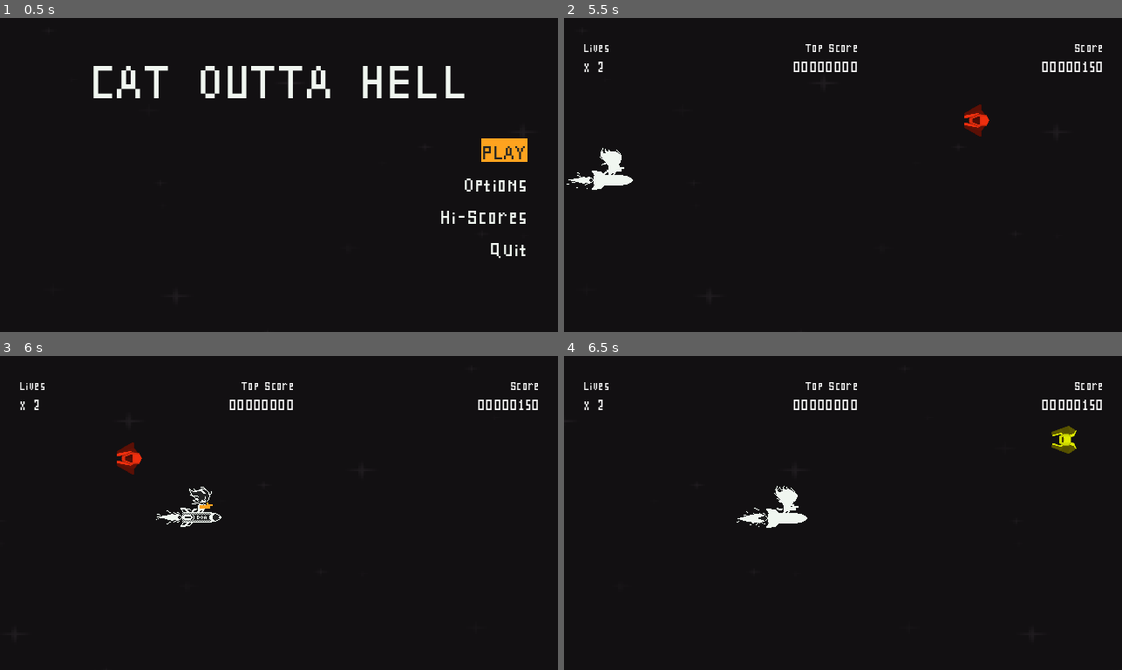
Above: before the commit, frames 1-4 (two rows, left to right).
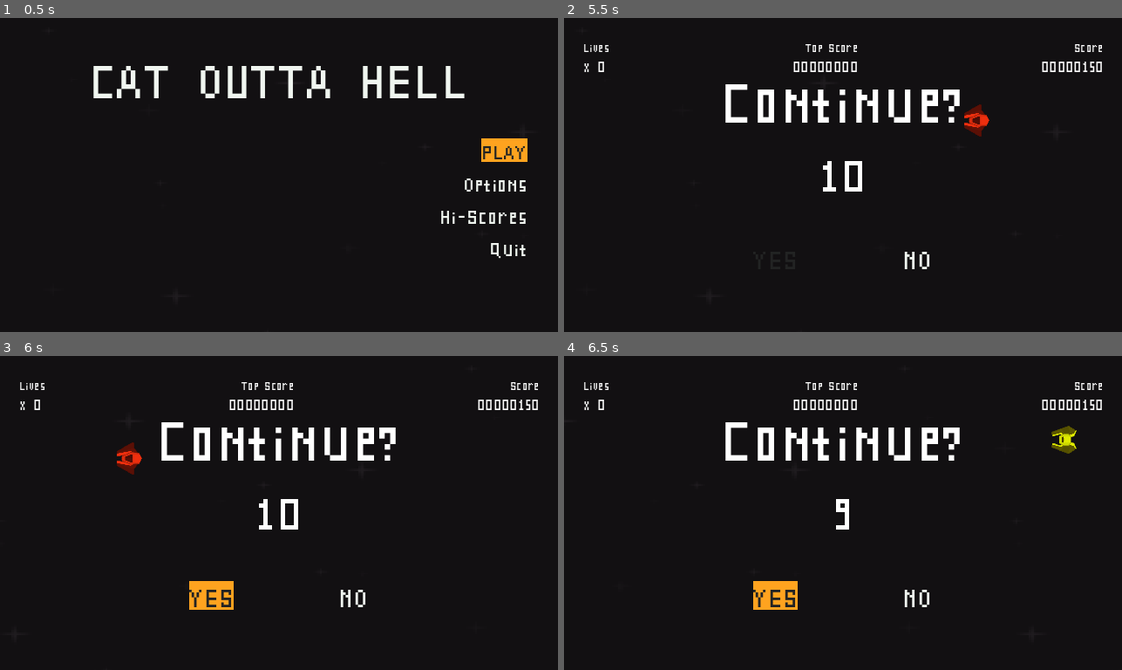
Above: after the commit, the same moments.

Repository: rnakkas/GodotSandbox
Game: Godot game, scene res://ShmupSandbox/Main/Scenes/main.tscn
The game is run twice, just before and just after one commit, with the same random seed, the same clock (stepped at 60 frames per second) and the same inputs.
Inputs (mouse positions are in pixels of both pictures, inside the frame that each line leads up to):
- Up to frame 1 (0.5 s): no input
- Up to frame 2 (5.5 s): click "PLAY" at 0.5 s; move the mouse to (965, 159) at 1.27 s; hold D (move_right) 1.28-2.03 s; hold Space (shoot) 1.28-2.03 s; move the mouse to (731, 190) at 2.02 s; hold S (move_down) 2.03-2.78 s; tap Space (shoot) at 2.1, 3.6, 5.1 s; move the mouse to (898, 105) at 2.77 s; hold D (move_right) 2.78-3.53 s; hold Space (shoot) 2.78-3.53 s; move the mouse to (815, 237) at 3.52 s; hold W (move_up) 3.53-4.28 s; move the mouse to (1010, 222) at 4.27 s; hold Space (shoot) 4.28-5.03 s; hold A (move_left) from 4.28 s (still down); tap Escape (pause) at 4.9 s; move the mouse to (675, 127) at 5.02 s
- Up to frame 3 (6 s): release A (move_left) at 5.75 s; click (212, 594) at 5.75 s, where only the run after the commit has a clickable "YES"
- Up to frame 4 (6.5 s): no input

Frame 1 is identical in both runs. In frame 2, 3.0% of the frame differs, in the area x 0-71%, y 13-80%; in frame 3, 3.4%; in frame 4, 3.5%, in the area x 6-71%, y 13-81%.

Commit message:
Started hooking up continue screen and player lives depletion

Diff:
--- a/ShmupSandbox/Autoloads/player_data.gd
+++ b/ShmupSandbox/Autoloads/player_data.gd
@@ -1,12 +1,12 @@
 extends Node
 
-var player_lives : int = 3
+var player_lives : int
 
-var player_score: int = 0
+var player_score: int
 
 var player_hi_scores_list : Array[int]
 
-var enemies_killed: int = 0
+var enemies_killed: int
 
 func _ready() -> void:
 	player_hi_scores_list.resize(10) ## Array of size 10 for storing top 10 high scores
--- a/ShmupSandbox/Autoloads/signals_bus.gd
+++ b/ShmupSandbox/Autoloads/signals_bus.gd
@@ -5,6 +5,7 @@
 signal player_died()
 signal spawn_player(pos : Vector2, can_be_invincible : bool)
 signal player_shooting(bullet_scene:PackedScene, locations:Array[Vector2])
+signal player_lives_depleted()
 
 func score_when_hit(score : int) -> void:
 	give_score_when_hit.emit(score)
@@ -20,3 +21,6 @@
 
 func player_shooting_event(bullet_scene:PackedScene, locations:Array[Vector2]):
 	player_shooting.emit(bullet_scene, locations)
+
+func player_lives_depleted_event():
+	player_lives_depleted.emit()
--- a/ShmupSandbox/Main/Scripts/main.gd
+++ b/ShmupSandbox/Main/Scripts/main.gd
@@ -34,4 +34,4 @@
 	## Reset player data
 	PlayerData.player_score = 0
 	PlayerData.enemies_killed = 0
-	PlayerData.player_lives = 3
+	PlayerData.player_lives = 0
--- a/ShmupSandbox/Main/Scripts/player_spawner.gd
+++ b/ShmupSandbox/Main/Scripts/player_spawner.gd
@@ -25,7 +25,8 @@
 
 ## Connected signal methods
 func _on_player_death() -> void:
-	spawn_player_sprite("respawn") ## Play respawn animation for player
+	if PlayerData.player_lives >= 0: # Only respawn if player still has lives
+		spawn_player_sprite("respawn") # Play respawn animation for player
 
 func _on_player_spawn(pos : Vector2, can_be_invincible : bool) -> void:
 	var player : player_cat = player_scene.instantiate()
--- a/ShmupSandbox/UI/Scenes/continue_screen.tscn
+++ b/ShmupSandbox/UI/Scenes/continue_screen.tscn
@@ -59,7 +59,9 @@
 theme_override_constants/separation = 120
 
 [node name="yes_button" type="Button" parent="MarginContainer/VBoxContainer/HBoxContainer"]
+unique_name_in_owner = true
 layout_mode = 2
+size_flags_horizontal = 4
 focus_neighbor_left = NodePath(".")
 focus_neighbor_top = NodePath(".")
 focus_neighbor_right = NodePath("../no_button")
@@ -68,11 +70,14 @@
 focus_previous = NodePath(".")
 theme_override_fonts/font = ExtResource("1_iw70x")
 theme_override_font_sizes/font_size = 45
+action_mode = 0
 text = "YES"
 flat = true
 
 [node name="no_button" type="Button" parent="MarginContainer/VBoxContainer/HBoxContainer"]
+unique_name_in_owner = true
 layout_mode = 2
+size_flags_horizontal = 4
 focus_neighbor_left = NodePath("../yes_button")
 focus_neighbor_top = NodePath(".")
 focus_neighbor_right = NodePath(".")
@@ -81,9 +86,16 @@
 focus_previous = NodePath(".")
 theme_override_fonts/font = ExtResource("1_iw70x")
 theme_override_font_sizes/font_size = 45
+action_mode = 0
 text = "NO"
 flat = true
 
 [node name="tick_timer" type="Timer" parent="."]
 
+[connection signal="focus_entered" from="MarginContainer/VBoxContainer/HBoxContainer/yes_button" to="." method="_on_yes_button_focus_entered"]
+[connection signal="mouse_entered" from="MarginContainer/VBoxContainer/HBoxContainer/yes_button" to="." method="_on_yes_button_mouse_entered"]
+[connection signal="pressed" from="MarginContainer/VBoxContainer/HBoxContainer/yes_button" to="." method="_on_yes_button_pressed"]
+[connection signal="focus_entered" from="MarginContainer/VBoxContainer/HBoxContainer/no_button" to="." method="_on_no_button_focus_entered"]
+[connection signal="mouse_entered" from="MarginContainer/VBoxContainer/HBoxContainer/no_button" to="." method="_on_no_button_mouse_entered"]
+[connection signal="pressed" from="MarginContainer/VBoxContainer/HBoxContainer/no_button" to="." method="_on_no_button_pressed"]
 [connection signal="timeout" from="tick_timer" to="." method="_on_tick_timer_timeout"]
--- a/ShmupSandbox/UI/Scenes/ui_layer.tscn
+++ b/ShmupSandbox/UI/Scenes/ui_layer.tscn
@@ -6,6 +6,7 @@
 [ext_resource type="PackedScene" uid="uid://ny01qnyexpg2" path="res://ShmupSandbox/UI/Scenes/options_menu.tscn" id="2_hgdm0"]
 [ext_resource type="PackedScene" uid="uid://bumbgw58q7r1d" path="res://ShmupSandbox/UI/Scenes/pause_menu.tscn" id="3_3gw38"]
 [ext_resource type="PackedScene" uid="uid://btcsgnuk4yo61" path="res://ShmupSandbox/UI/Scenes/player_hud.tscn" id="4_dqs3x"]
+[ext_resource type="PackedScene" uid="uid://dn51megt1rye4" path="res://ShmupSandbox/UI/Scenes/continue_screen.tscn" id="6_3gw38"]
 [ext_resource type="PackedScene" uid="uid://v4u6mxfaksoq" path="res://ShmupSandbox/UI/Scenes/parallax_background.tscn" id="6_ga2yo"]
 
 [node name="UI_layer" type="CanvasLayer"]
@@ -27,6 +28,10 @@
 unique_name_in_owner = true
 visible = false
 
+[node name="continue_screen" parent="." instance=ExtResource("6_3gw38")]
+unique_name_in_owner = true
+visible = false
+
 [node name="confirm_dialog" parent="." instance=ExtResource("2_3gw38")]
 unique_name_in_owner = true
 visible = false
--- a/ShmupSandbox/UI/Scripts/continue_screen.gd
+++ b/ShmupSandbox/UI/Scripts/continue_screen.gd
@@ -1,16 +1,35 @@
-class_name continue_screen extends Control
+class_name ContinueScreen extends Control
 
 @onready var continue_time_left : Label = %time_left_label
 @onready var tick_timer : Timer = $tick_timer
+@onready var yes_button : Button = %yes_button
+@onready var no_button : Button = %no_button
 
 var continue_time : int = 10
 const tick_time : int = 1
+var ui_elements_list : Array[Control] = []
 
 func _ready() -> void:
+	_create_ui_elements_list()
+
+####
+
+## Helper funcs
+
+func _create_ui_elements_list() -> void:
+	ui_elements_list.append_array(
+		[
+			yes_button,
+			no_button
+		]
+	)
+
+func start_countdown() -> void:
 	continue_time_left.text = str(continue_time)
-
 	tick_timer.wait_time = tick_time
 	tick_timer.start()
+
+####
 
 
 func _on_tick_timer_timeout() -> void:
@@ -20,3 +39,25 @@
 		tick_timer.stop()
 
 	continue_time_left.text = str(continue_time)
+
+####
+
+func _on_yes_button_pressed() -> void:
+	print("continue yes") # TODO: Reset lives to max, deduct score by 10%, respawn player
+
+func _on_yes_button_focus_entered() -> void:
+	UiUtility.highlight_selected_element(ui_elements_list, yes_button)
+
+func _on_yes_button_mouse_entered() -> void:
+	yes_button.grab_focus()
+
+
+func _on_no_button_pressed() -> void:
+	# TODO: Display game over screen, Take player to enter hi score screen if within top 10 hi scores, else return to main menu
+	print("continue no")
+
+func _on_no_button_focus_entered() -> void:
+	UiUtility.highlight_selected_element(ui_elements_list, no_button)
+
+func _on_no_button_mouse_entered() -> void:
+	no_button.grab_focus()
--- a/ShmupSandbox/UI/Scripts/player_hud.gd
+++ b/ShmupSandbox/UI/Scripts/player_hud.gd
@@ -22,4 +22,7 @@
 
 func _on_player_death() -> void:
 	PlayerData.player_lives -= 1
-	player_lives_value.text = "x " + str(PlayerData.player_lives)
+	if PlayerData.player_lives >= 0:
+		player_lives_value.text = "x " + str(PlayerData.player_lives)
+	else:
+		SignalsBus.player_lives_depleted_event()
--- a/ShmupSandbox/UI/Scripts/ui_layer.gd
+++ b/ShmupSandbox/UI/Scripts/ui_layer.gd
@@ -5,6 +5,7 @@
 @onready var pause_menu_ui : pause_menu = %pause_menu
 @onready var player_hud_ui : player_hud = %player_hud
 @onready var confirm_dialog_ui : confirm_dialog = %confirm_dialog
+@onready var continue_screen : ContinueScreen = %continue_screen
 
 signal game_started()
 signal returned_to_main_menu_from_game()
@@ -15,7 +16,8 @@
 	OPTIONS_MENU,
 	PAUSE_MENU,
 	PLAYER_HUD_UI,
-	CONFIRM_DIALOG
+	CONFIRM_DIALOG,
+	CONTINUE_SCREEN
 }
 
 var is_game_running : bool
@@ -31,11 +33,14 @@
 	pause_menu_ui.visible = false
 	player_hud_ui.visible = false
 	confirm_dialog_ui.visible = false
+	continue_screen.visible = false
+
+	SignalsBus.player_lives_depleted.connect(_on_player_lives_depleted)
 
 
 func _input(event: InputEvent) -> void:
 	if event.is_action_pressed("pause"):
-		if !main_menu_ui.visible && !options_menu_ui.visible && !pause_menu_ui.visible:
+		if !main_menu_ui.visible && !options_menu_ui.visible && !pause_menu_ui.visible && !continue_screen.visible:
 			_toggle_ui(ui_type.PAUSE_MENU)
 			get_tree().paused = true
 
@@ -127,6 +132,13 @@
 
 ####
 
+## Continue screen
+func _on_player_lives_depleted() -> void:
+	_toggle_ui(ui_type.CONTINUE_SCREEN)
+
+
+####
+
 ## Helper functions
 func _toggle_ui(menu_type : ui_type) -> void:
 	var ui_element : Variant
@@ -146,6 +158,10 @@
 		ui_type.CONFIRM_DIALOG:
 			ui_element = confirm_dialog_ui
 			ui_element.no_button.grab_focus()
+		ui_type.CONTINUE_SCREEN:
+			ui_element = continue_screen
+			ui_element.start_countdown()
+			ui_element.yes_button.grab_focus()
 
 	if ui_element:
 		ui_element.visible = !ui_element.visible
Not shown: 1 places in ShmupSandbox/UI/Scenes/ui_layer.tscn that only renumber resources
